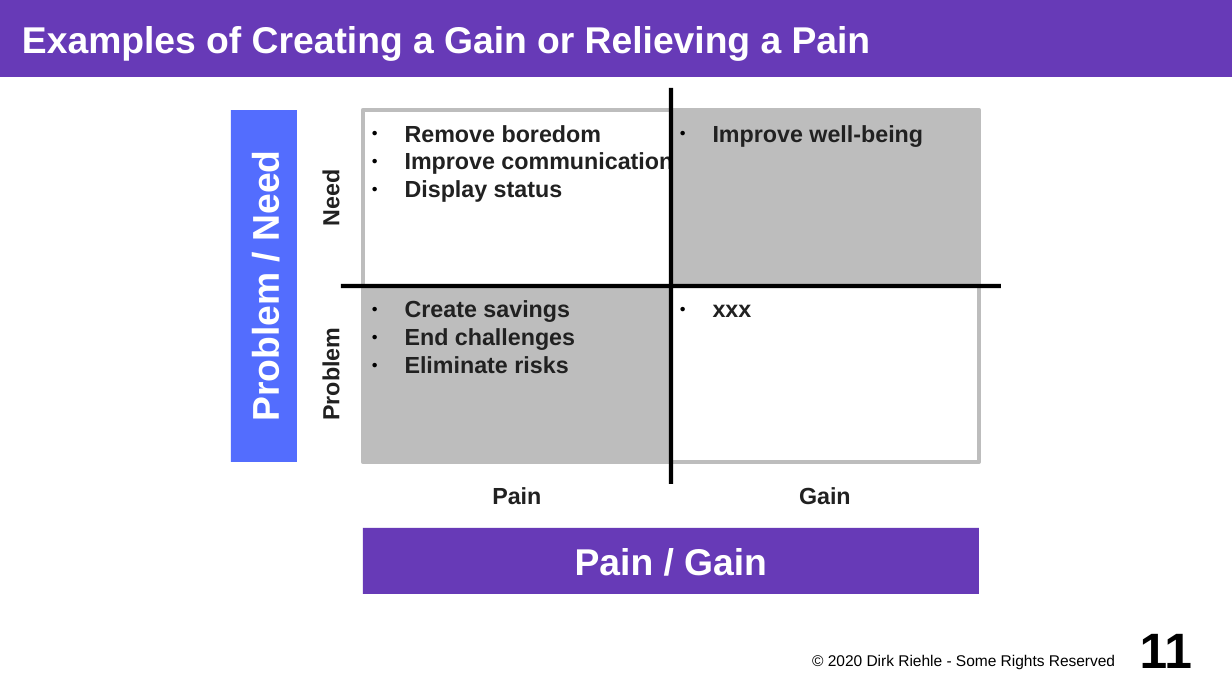
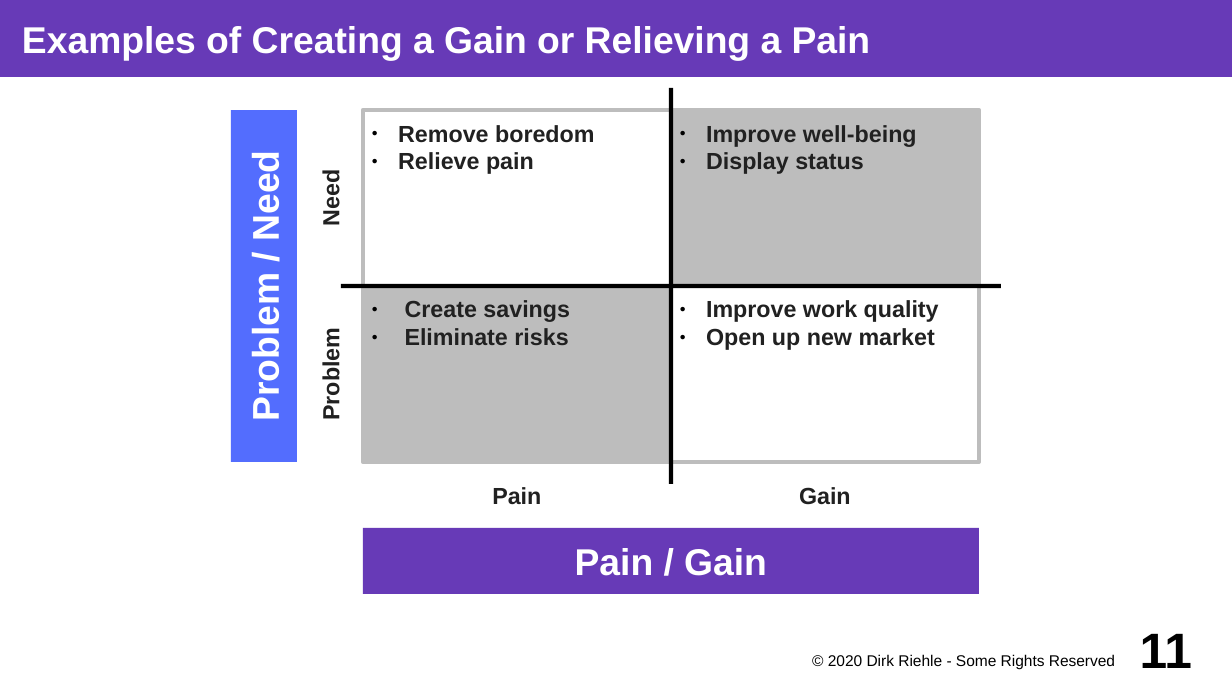
Before and after one commit to dirkriehle/coss-course, a slide deck: slide 11 of Lecture slides/COSS B04 - Business Models.odp. Drawn at 1232x693 pixels with LibreOffice and Linux fonts; fonts in the diff are those of the drawing. Boxes give left, top, right and bottom in pixels: in the first picture for what was removed or moved away, otherwise in the second. Text is boxed around its words. In the diff, an @@ line names an element or a change of style, - is before the commit and + after.

```diff
--- a/Lecture slides/COSS B04 - Business Models.odp
+++ b/Lecture slides/COSS B04 - Business Models.odp
@@ text in rectangle at (398,152,534,174): text changed @@
-● Improve communication
-● Display status
+● Relieve pain
@@ text in rectangle at (706,152,864,174): paragraph added @@
+● Display status
@@ text in rectangle at (405,328,575,350): paragraph removed @@
-● End challenges
@@ text in rectangle at (706,300,939,350): text changed @@
-● xxx
+● Improve work quality
+● Open up new market
```
Also in this commit, not shown: 13 other slides changed, 22 slides added, 2 slides removed, 3 other files.
